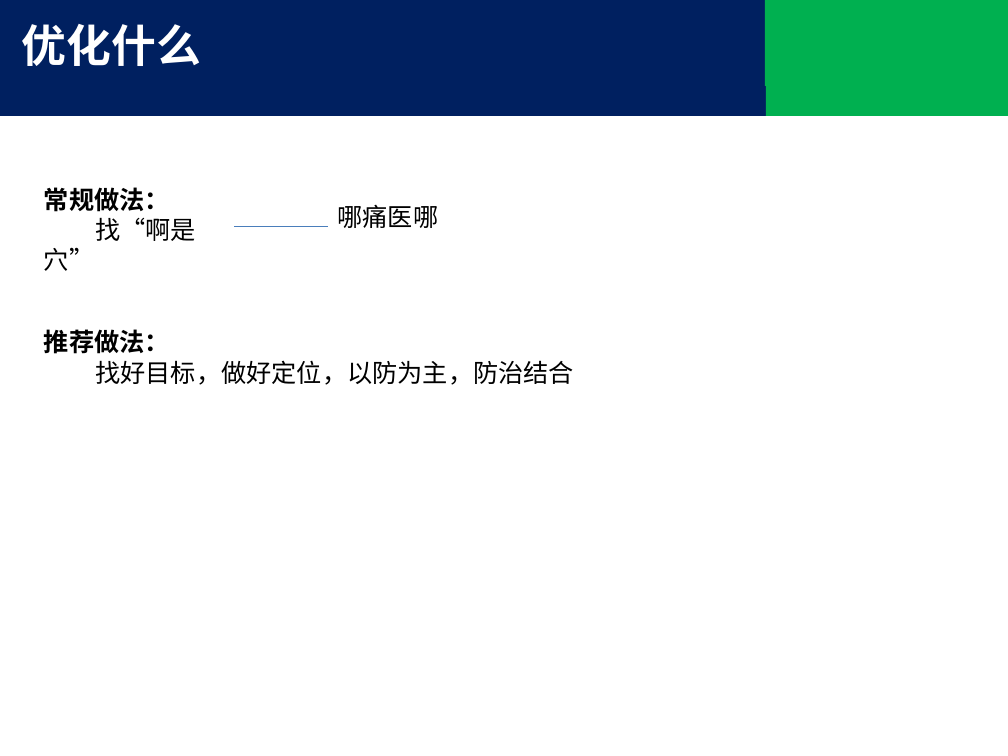
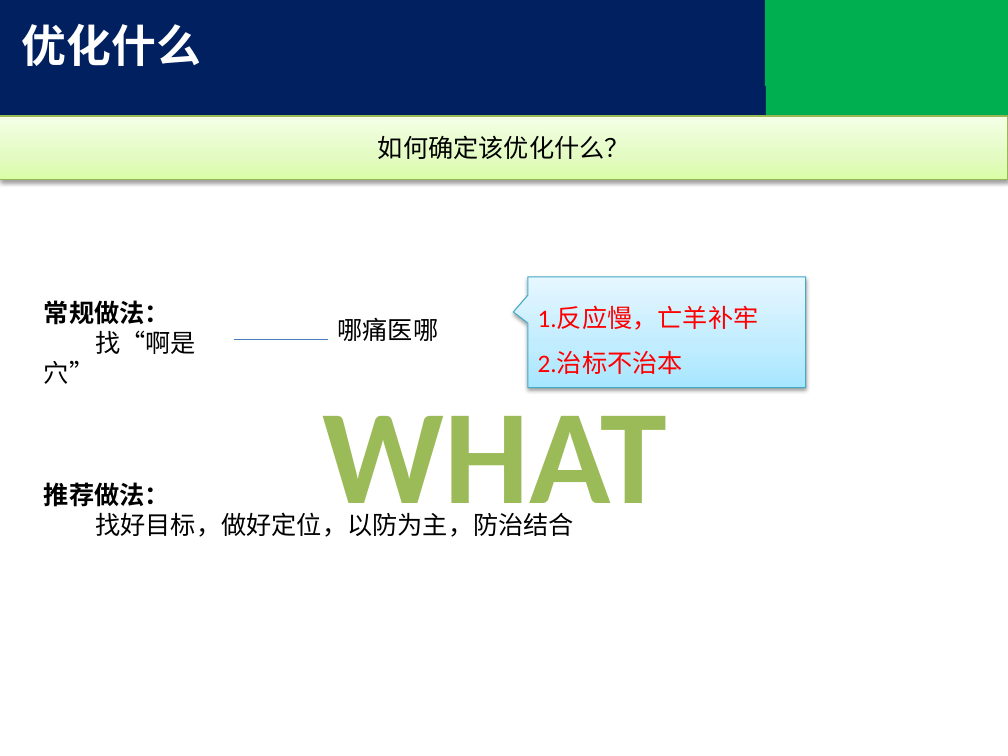
Before and after one commit to tjx222/javatrain, a slide deck: slide 4 of 前端优化.pptx. Drawn at 1008x756 pixels with LibreOffice and Linux fonts; fonts in the diff are those of the drawing; background and template pictures are left out. Boxes give left, top, right and bottom in pixels: in the first picture for what was removed or moved away, otherwise in the second. Text is boxed around its words. In the diff, an @@ line names an element or a change of style, - is before the commit and + after.

Commit message:
add page

```diff
--- a/前端优化.pptx
+++ b/前端优化.pptx
@@ rectangle added at (0,116,1008,179), fill gradient #DAFDA7 to #E4FCC2 to #F5FFE7, outline #98B955 0.75 pt, 18 pt, text #000000 @@
+如何确定该优化什么？
@@ speech box added at (528,277,806,388), fill gradient #A7E6FF to #C1EDFF to #E7F8FF, outline #46AAC5 0.75 pt, 18 pt, text #FF0000 @@
+1.反应慢，亡羊补牢
+2.治标不治本
@@ 2 texts, 1 line: place and size @@
-2 texts, 1 line at (44,187,439,271)
+2 texts, 1 line at (44,300,439,384)
@@ text added at (323,416,667,534), 96 pt, text #9BBB59, bold @@
+WHAT
@@ text "推荐做法：": place and size @@
-text "推荐做法：" at (44,329,574,385)
+text "推荐做法：" at (44,482,574,537)
```
Also in this commit, not shown: 2 other slides changed, 3 slides added.
